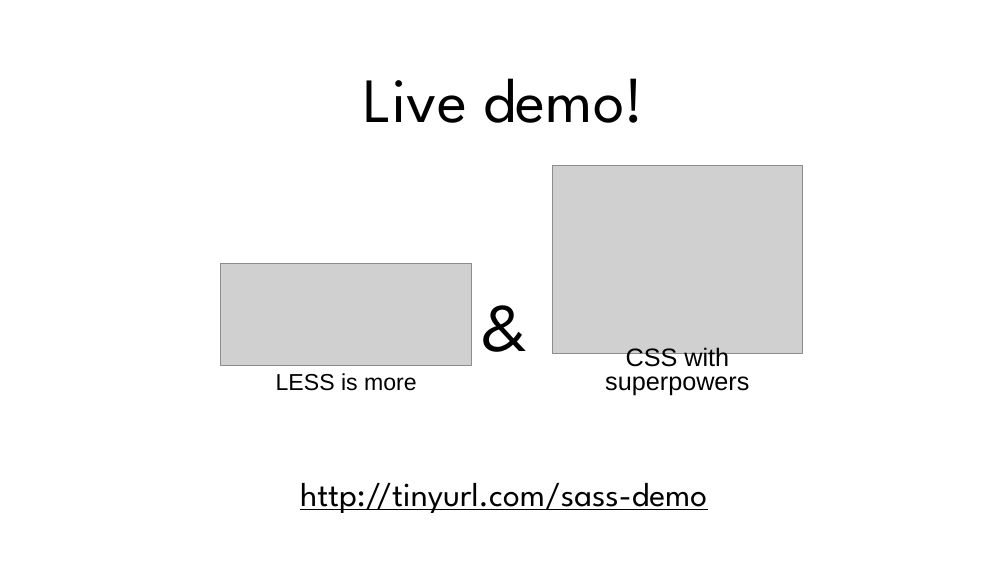
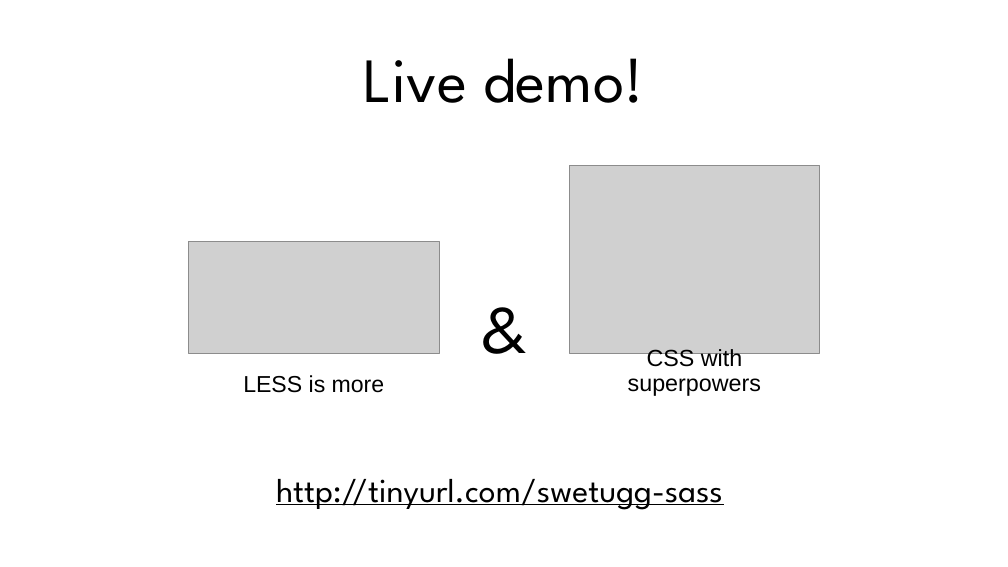
Before and after one commit to stiltet/SASS-Code-Example-Demo, a slide deck: slide 12 of Presentation.pptx. Drawn at 1008x567 pixels with LibreOffice and Linux fonts; fonts in the diff are those of the drawing; grey boxes stand for pictures. Boxes give left, top, right and bottom in pixels: in the first picture for what was removed or moved away, otherwise in the second. Text is boxed around its words. In the diff, an @@ line names an element or a change of style, - is before the commit and + after.

```diff
--- a/Presentation.pptx
+++ b/Presentation.pptx
@@ text "Live demo!": place and size @@
-text "Live demo!" at [364, 78, 644, 123]
+text "Live demo!" at [364, 58, 644, 103]
@@ text "Live demo!" at [364, 58, 644, 103]: line spacing 0.9 to 0.8 @@
@@ picture: place and size @@
-picture at [552, 166, 803, 354]
+picture at [569, 166, 820, 354]
@@ picture: place and size @@
-picture at [221, 263, 472, 365]
+picture at [189, 241, 439, 353]
@@ text "CSS with superpowers": place and size @@
-text "CSS with superpowers" at [605, 347, 749, 396]
+text "CSS with superpowers" at [628, 348, 761, 396]
@@ text "CSS with superpowers" at [628, 348, 761, 396]: size 24 to 22.2 pt; line spacing 0.8 to 0.9 @@
@@ subtitle "LESS is more": place and size @@
-subtitle "LESS is more" at [276, 373, 417, 391]
+subtitle "LESS is more" at [243, 375, 385, 393]
@@ text at [276, 479, 723, 510]: text changed @@
-http://tinyurl.com/sass-demo
+http://tinyurl.com/swetugg-sass
```
Also in this commit, not shown: 5 other slides changed, 1 other file.
